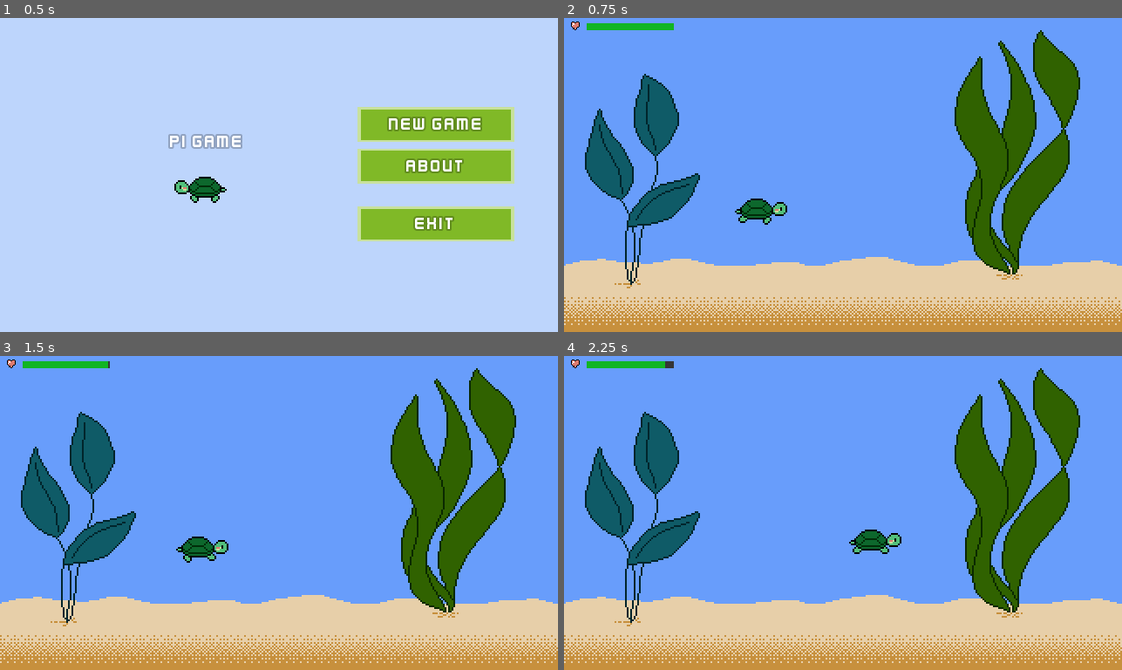
Above: before the commit, frames 1-4 (two rows, left to right).
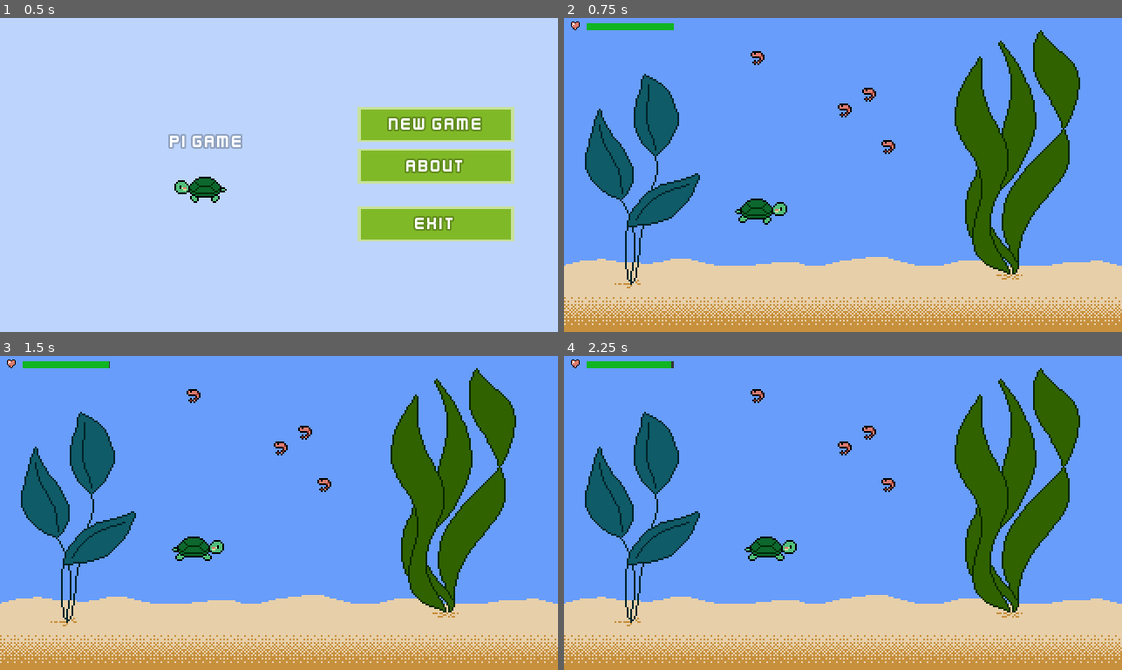
Above: after the commit, the same moments.

Repository: kelvinatorr/pi-game
Game: Godot game, scene res://SceneManager.tscn
Same seed, same stepped clock (60 frames per second), same inputs: the game is played once before the commit and once after it.
Inputs:
- Up to frame 1 (0.5 s): no input
- Up to frame 2 (0.75 s): click "New Game" at 0.5 s
- Up to frame 3 (1.5 s): tap Enter at 1.25 s; hold Right (ui_right) from 1.28 s (still down); tap C (chomp, bound only after the commit) at 1.35 s
- Up to frame 4 (2.25 s): keep holding Right (ui_right); tap Up (ui_up) at 1.52 s; tap C (chomp, bound only after the commit) at 2.1 s

Frame 1 is identical in both runs. In frame 2, 0.3% of the frame differs, in the area x 33-60%, y 10-44%; in frame 3, 0.6%; in frame 4, 1.3%, in the area x 18-61%, y 1-66%.

Commit message:
Add food disappearing on chomp

Diff:
--- /dev/null
+++ b/items/Food.gd
@@ -0,0 +1,10 @@
+extends Node2D
+
+func _ready():
+	$ChompArea.connect('area_entered', self, '_on_ChompArea_area_entered')
+
+func _on_ChompArea_area_entered(area):
+	# create a one shot timer so that it doesn't disappear right away
+	# and waits for the animation to finish
+	yield(get_tree().create_timer(0.4), 'timeout')
+	queue_free()
--- /dev/null
+++ b/items/Shrimp.gd
@@ -0,0 +1 @@
+extends "res://items/Food.gd"
--- /dev/null
+++ b/items/Shrimp.tscn
@@ -0,0 +1,21 @@
+[gd_scene load_steps=4 format=2]
+
+[ext_resource path="res://items/ancillary-shrimp-8x8.png" type="Texture" id=1]
+[ext_resource path="res://items/Shrimp.gd" type="Script" id=2]
+
+[sub_resource type="CircleShape2D" id=1]
+radius = 4.34304
+
+[node name="Shrimp" type="Node2D"]
+script = ExtResource( 2 )
+
+[node name="Sprite" type="Sprite" parent="."]
+texture = ExtResource( 1 )
+
+[node name="ChompArea" type="Area2D" parent="."]
+collision_layer = 4
+collision_mask = 0
+
+[node name="CollisionShape2D" type="CollisionShape2D" parent="ChompArea"]
+position = Vector2( -0.253553, -0.312065 )
+shape = SubResource( 1 )
--- a/main/Game.tscn
+++ b/main/Game.tscn
@@ -1,14 +1,27 @@
-[gd_scene load_steps=5 format=2]
+[gd_scene load_steps=6 format=2]
 
 [ext_resource path="res://world/TankUnderwater.tscn" type="PackedScene" id=1]
 [ext_resource path="res://player/Player.tscn" type="PackedScene" id=2]
 [ext_resource path="res://ui/UI.tscn" type="PackedScene" id=3]
 [ext_resource path="res://main/Game.gd" type="Script" id=4]
+[ext_resource path="res://items/Shrimp.tscn" type="PackedScene" id=5]
 
 [node name="Game" type="Node"]
 script = ExtResource( 4 )
 
 [node name="TankUnderwater" parent="." instance=ExtResource( 1 )]
+
+[node name="Shrimp" parent="." instance=ExtResource( 5 )]
+position = Vector2( 161.016, 53.1927 )
+
+[node name="Shrimp2" parent="." instance=ExtResource( 5 )]
+position = Vector2( 111.13, 23.0022 )
+
+[node name="Shrimp3" parent="." instance=ExtResource( 5 )]
+position = Vector2( 185.887, 73.7509 )
+
+[node name="Shrimp4" parent="." instance=ExtResource( 5 )]
+position = Vector2( 175.248, 44.1356 )
 
 [node name="Player" parent="." instance=ExtResource( 2 )]
 position = Vector2( 113.68, 109.865 )
--- a/player/Player.gd
+++ b/player/Player.gd
@@ -8,15 +8,29 @@
 var velocity: Vector2 = Vector2.ZERO
 var moving_left: bool = false
 var game_over: bool = false
+var state: int = State.MOVE
+
+enum State {
+	MOVE,
+	CHOMP
+}
 
 signal movement(energy_consumption)
 
 onready var animation_player: AnimationPlayer = $AnimationPlayer
+onready var chomp_collision_shape: CollisionShape2D = $ChompPivot/ChomperArea/CollisionShape2D
 
 func _physics_process(delta: float) -> void:
 	if game_over:
 		sink_to_bottom(delta)
 		return
+	match state:
+		State.MOVE:
+			move_state(delta)
+		State.CHOMP:
+			chomp_state()
+
+func move_state(delta):
 	var input_vector: Vector2 = Vector2.ZERO
 	input_vector.x = Input.get_action_strength("ui_right") - Input.get_action_strength("ui_left")
 	input_vector.y = Input.get_action_strength("ui_down") - Input.get_action_strength("ui_up")
@@ -53,6 +67,21 @@
 	# directions faster
 	velocity = move_and_slide(velocity, Vector2.UP) # Vector2.UP is Vector2(0, -1), pointing up
 
+	if Input.is_action_just_pressed("chomp"):
+		state = State.CHOMP
+
+func chomp_state() -> void:
+	velocity = Vector2.ZERO
+	chomp_collision_shape.disabled = false
+	if !moving_left:
+		animation_player.play("ChompRight")
+	else:
+		animation_player.play("ChompLeft")
+	# Resume execution when animation is done playing.
+	yield(animation_player, "animation_finished")
+	chomp_collision_shape.disabled = true
+	state = State.MOVE
+
 func sink_to_bottom(delta: float) -> void:
 	if self.is_on_floor():
 		return
--- a/player/Player.tscn
+++ b/player/Player.tscn
@@ -8,7 +8,110 @@
 height = 14.5031
 
 [sub_resource type="Animation" id=2]
-resource_name = "SwimIdleLeft"
+resource_name = "ChompLeft"
+length = 0.5
+tracks/0/type = "value"
+tracks/0/path = NodePath("Sprite:frame")
+tracks/0/interp = 1
+tracks/0/loop_wrap = true
+tracks/0/imported = false
+tracks/0/enabled = true
+tracks/0/keys = {
+"times": PoolRealArray( 0, 0.2, 0.4 ),
+"transitions": PoolRealArray( 1, 1, 1 ),
+"update": 1,
+"values": [ 7, 6, 7 ]
+}
+tracks/1/type = "value"
+tracks/1/path = NodePath("ChompPivot:rotation_degrees")
+tracks/1/interp = 1
+tracks/1/loop_wrap = true
+tracks/1/imported = false
+tracks/1/enabled = true
+tracks/1/keys = {
+"times": PoolRealArray( 0 ),
+"transitions": PoolRealArray( 1 ),
+"update": 0,
+"values": [ 0.0 ]
+}
+tracks/2/type = "value"
+tracks/2/path = NodePath("Sprite:flip_h")
+tracks/2/interp = 1
+tracks/2/loop_wrap = true
+tracks/2/imported = false
+tracks/2/enabled = true
+tracks/2/keys = {
+"times": PoolRealArray( 0 ),
+"transitions": PoolRealArray( 1 ),
+"update": 1,
+"values": [ false ]
+}
+tracks/3/type = "value"
+tracks/3/path = NodePath("ChompPivot:position")
+tracks/3/interp = 1
+tracks/3/loop_wrap = true
+tracks/3/imported = false
+tracks/3/enabled = true
+tracks/3/keys = {
+"times": PoolRealArray( 0 ),
+"transitions": PoolRealArray( 1 ),
+"update": 0,
+"values": [ Vector2( 0, 0 ) ]
+}
+
+[sub_resource type="Animation" id=3]
+resource_name = "ChompRight"
+length = 0.5
+tracks/0/type = "value"
+tracks/0/path = NodePath("Sprite:frame")
+tracks/0/interp = 1
+tracks/0/loop_wrap = true
+tracks/0/imported = false
+tracks/0/enabled = true
+tracks/0/keys = {
+"times": PoolRealArray( 0, 0.2, 0.4 ),
+"transitions": PoolRealArray( 1, 1, 1 ),
+"update": 1,
+"values": [ 7, 6, 7 ]
+}
+tracks/1/type = "value"
+tracks/1/path = NodePath("ChompPivot:rotation_degrees")
+tracks/1/interp = 1
+tracks/1/loop_wrap = true
+tracks/1/imported = false
+tracks/1/enabled = true
+tracks/1/keys = {
+"times": PoolRealArray( 0 ),
+"transitions": PoolRealArray( 1 ),
+"update": 0,
+"values": [ 180.0 ]
+}
+tracks/2/type = "value"
+tracks/2/path = NodePath("Sprite:flip_h")
+tracks/2/interp = 1
+tracks/2/loop_wrap = true
+tracks/2/imported = false
+tracks/2/enabled = true
+tracks/2/keys = {
+"times": PoolRealArray( 0 ),
+"transitions": PoolRealArray( 1 ),
+"update": 1,
+"values": [ true ]
+}
+tracks/3/type = "value"
+tracks/3/path = NodePath("ChompPivot:position")
+tracks/3/interp = 1
+tracks/3/loop_wrap = true
+tracks/3/imported = false
+tracks/3/enabled = true
+tracks/3/keys = {
+"times": PoolRealArray( 0 ),
+"transitions": PoolRealArray( 1 ),
+"update": 0,
+"values": [ Vector2( -2, 0 ) ]
+}
+
+[sub_resource type="Animation" id=4]
 length = 10.0
 loop = true
 tracks/0/type = "value"
@@ -36,8 +139,7 @@
 "values": [ false ]
 }
 
-[sub_resource type="Animation" id=3]
-resource_name = "SwimIdleRight"
+[sub_resource type="Animation" id=5]
 length = 10.0
 loop = true
 tracks/0/type = "value"
@@ -120,25 +222,46 @@
 "update": 1,
 "values": [ true ]
 }
+
+[sub_resource type="CircleShape2D" id=8]
+radius = 4.1493
 
 [node name="Player" type="KinematicBody2D"]
 collision_layer = 2
 collision_mask = 5
 script = ExtResource( 2 )
-MOVEMENT_ENERGY_CONSUMPTION = 10
 
 [node name="Sprite" type="Sprite" parent="."]
 position = Vector2( -0.787445, -0.15749 )
 texture = ExtResource( 1 )
+flip_h = true
 hframes = 19
+frame = 7
 
 [node name="CollisionShape2D" type="CollisionShape2D" parent="."]
+visible = false
 position = Vector2( -0.629951, 0.629427 )
 rotation = 1.5708
 shape = SubResource( 1 )
 
 [node name="AnimationPlayer" type="AnimationPlayer" parent="."]
-anims/SwimIdleLeft = SubResource( 2 )
-anims/SwimIdleRight = SubResource( 3 )
-anims/SwimLeft = SubResource( 4 )
-anims/SwimRight = SubResource( 5 )
+anims/ChompLeft = SubResource( 2 )
+anims/ChompRight = SubResource( 3 )
+anims/SwimIdleLeft = SubResource( 4 )
+anims/SwimIdleRight = SubResource( 5 )
+anims/SwimLeft = SubResource( 6 )
+anims/SwimRight = SubResource( 7 )
+
+[node name="ChompPivot" type="Position2D" parent="."]
+position = Vector2( -2, 0 )
+rotation = 3.14159
+
+[node name="ChomperArea" type="Area2D" parent="ChompPivot"]
+position = Vector2( -11.722, -0.215 )
+monitoring = false
+collision_layer = 0
+collision_mask = 4
+
+[node name="CollisionShape2D" type="CollisionShape2D" parent="ChompPivot/ChomperArea"]
+shape = SubResource( 8 )
+disabled = true
--- a/project.godot
+++ b/project.godot
@@ -76,6 +76,16 @@
 , Object(InputEventKey,"resource_local_to_scene":false,"resource_name":"","device":0,"alt":false,"shift":false,"control":false,"meta":false,"command":false,"pressed":false,"scancode":83,"unicode":0,"echo":false,"script":null)
  ]
 }
+feed={
+"deadzone": 0.5,
+"events": [ Object(InputEventKey,"resource_local_to_scene":false,"resource_name":"","device":0,"alt":false,"shift":false,"control":false,"meta":false,"command":false,"pressed":false,"scancode":70,"unicode":0,"echo":false,"script":null)
+ ]
+}
+chomp={
+"deadzone": 0.5,
+"events": [ Object(InputEventKey,"resource_local_to_scene":false,"resource_name":"","device":0,"alt":false,"shift":false,"control":false,"meta":false,"command":false,"pressed":false,"scancode":67,"unicode":0,"echo":false,"script":null)
+ ]
+}
 
 [layer_names]
 
Not shown: 3 places in player/Player.tscn that only renumber resources
